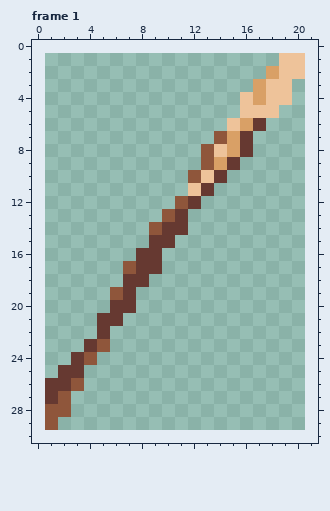
Animated GIF sprite: Mystivate/wwwroot/images/Equipment/twig-r-trim.gif. Above, as it was before the edit.
The file is 60x87 pixels, drawn in blocks of 3x3; one block is one cell here. Shown: frame 1. The old version is drawn lined up with the new one, on the new canvas. The commit also changed other frames, which this record leaves out.
Now the later version:
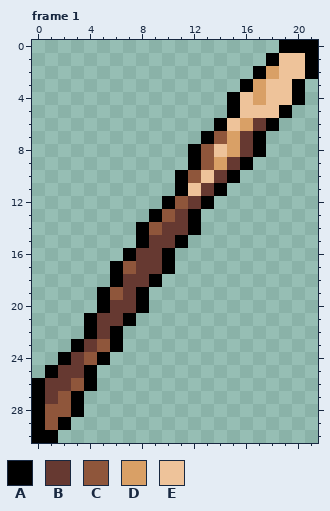
Palette (. is transparent): A #000000  B #663931  C #8f563b  D #d9a066  E #eec39a
From old to new:
canvas 20x29 -> 22x31, the old top-left corner now at 1,1
Changed rows in their new state; - is an unchanged pixel.
Frame 1:
first column x 0:
 0 -------------------AAA
 1 ------------------A--A
 2 -----------------A---A
 3 ----------------A---A-
 4 ---------------A----A-
 5 ---------------A---A--
 6 --------------A---A---
 7 -------------A---A----
 8 ------------A----A----
 9 ------------A---A-----
10 -----------A---A------
11 -----------A--A-------
12 ----------A--A--------
13 ---------A--A---------
14 --------A---A---------
15 --------A--A----------
16 -------A--A-----------
17 ------A---A-----------
18 ------A--A------------
19 -----A--A-------------
20 -----A--A-------------
21 ----A--A--------------
22 ----A-A---------------
23 ---A--A---------------
24 --A--A----------------
25 -A--A-----------------
26 A---A-----------------
27 A--A------------------
28 A--A------------------
29 A-A-------------------
30 AA--------------------
